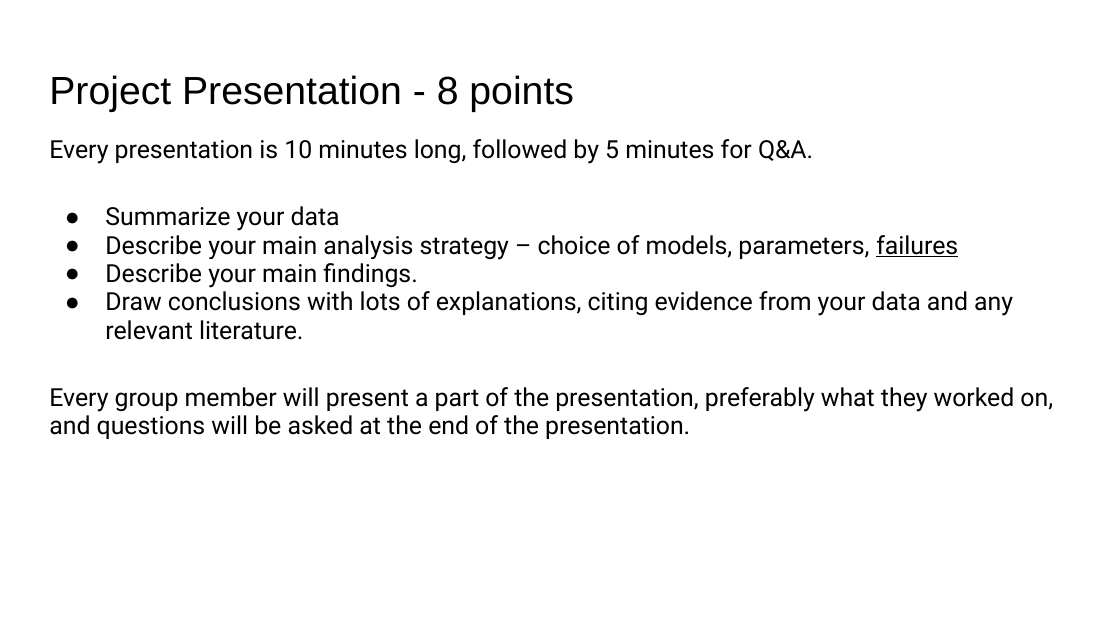
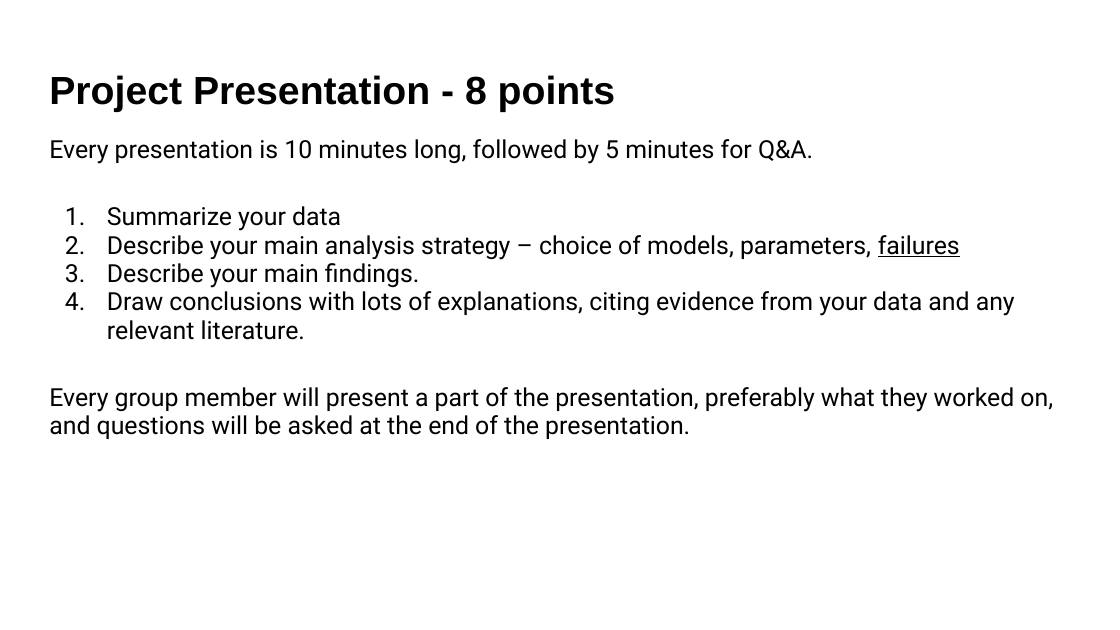
Before and after one commit to gk5951/RIT-DSCI-633-FDS, a slide deck: slide 5 of Syllabus/ProjectFiles/ProjectGradingRubric.pptx. Drawn at 1120x630 pixels with LibreOffice and Linux fonts; fonts in the diff are those of the drawing. Boxes give left, top, right and bottom in pixels: in the first picture for what was removed or moved away, otherwise in the second. Text is boxed around its words. In the diff, an @@ line names an element or a change of style, - is before the commit and + after.

```diff
--- a/Syllabus/ProjectFiles/ProjectGradingRubric.pptx
+++ b/Syllabus/ProjectFiles/ProjectGradingRubric.pptx
@@ title "Project Presentation - 8 points" at [49,75,615,112]: bold on @@
@@ text at [107,206,1015,340]: bullet ● to 1. @@
```
Also in this commit, not shown: 1 other slide changed, 7 other files.
